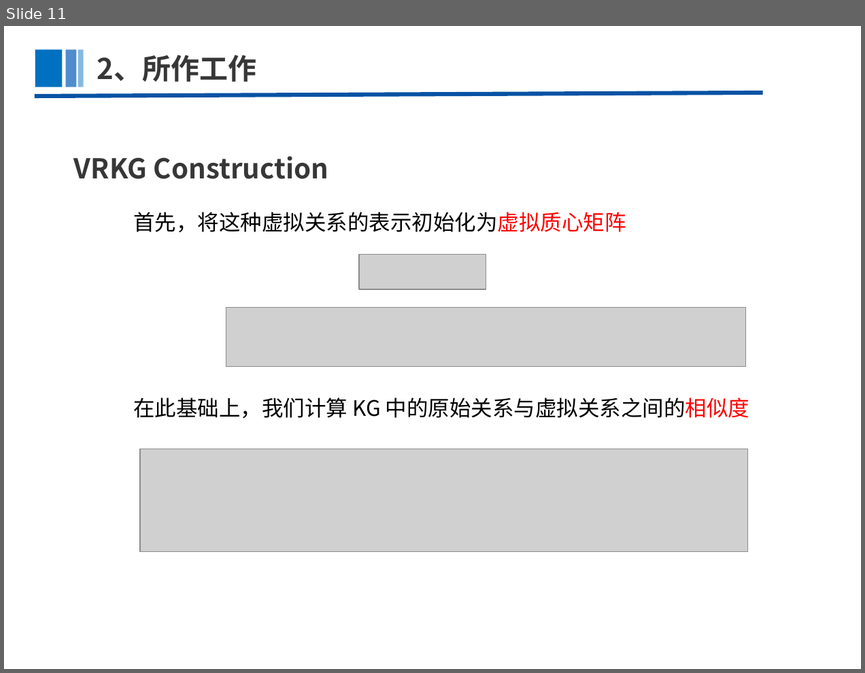
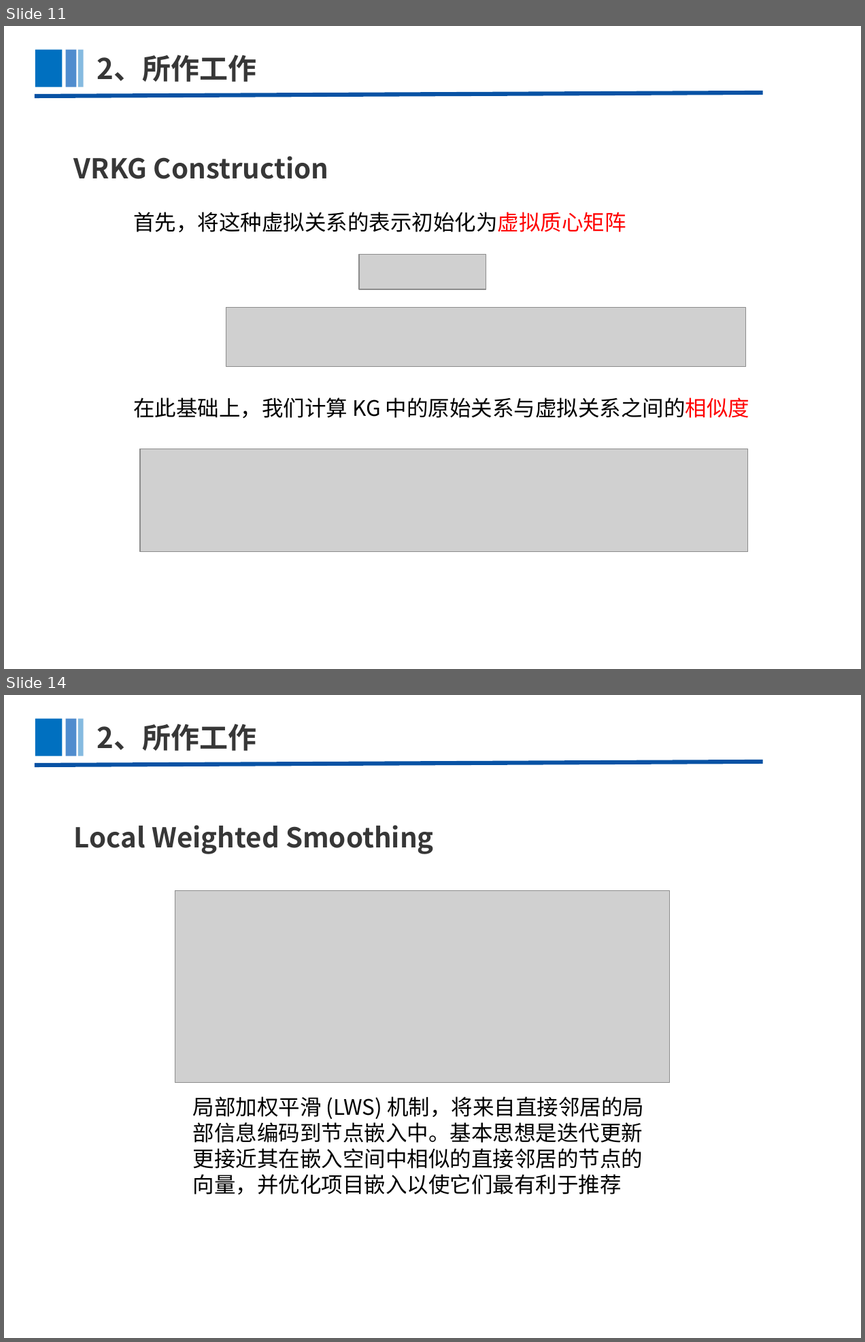
Before and after one commit to AzureSX/Paper, a slide deck: Knowledge Graph For Recommendation/VRKG4Rec/VRKG4Rec.pptx. Shown one above the other, each under a label of ours: slide 11 before the commit, slides 11 and 14 after it; the slides between them are not shown. The pictures are 865x673 and 865x1342 pixels, drawn with LibreOffice and Linux fonts; fonts in the diff are those of the drawing; grey boxes stand for pictures. Boxes give left, top, right and bottom in pixels: in the first picture for what was removed or moved away, otherwise in the second. Text is boxed around its words. In the diff, an @@ line names an element or a change of style, - is before the commit and + after.

```diff
--- a/Knowledge Graph For Recommendation/VRKG4Rec/VRKG4Rec.pptx
+++ b/Knowledge Graph For Recommendation/VRKG4Rec/VRKG4Rec.pptx
@@ slide 14 added at [4,695,861,1338], background #FFFFFF @@
@@ rectangle added at [36,718,62,756], fill #0070C0 @@
@@ rectangle added at [66,718,76,756], fill #065CBA at 70% opacity @@
@@ rectangle added at [79,718,84,756], fill #0070C0 at 48% opacity @@
@@ text added at [96,724,256,751], 24 pt, text #373737, bold @@
+2、所作工作
@@ line added from (35, 765) to (763, 762), #0852A4 3.5 pt @@
@@ text added at [74,825,434,854], 23 pt, text #373737, bold @@
+Local Weighted Smoothing
@@ picture added at [175,890,670,1083] @@
@@ text added at [193,1096,644,1194], 18 pt, text #000000 @@
+局部加权平滑 (LWS) 机制，将来自直接邻居的局部信息编码到节点嵌入中。基本思想是迭代更新更接近其在嵌入空间中相似的直接邻居的节点的向量，并优化项目嵌入以使它们最有利于推荐
```
Also in this commit, not shown: 7 slides changed, 9 other slides added, 7 slides removed, 2 other files.
